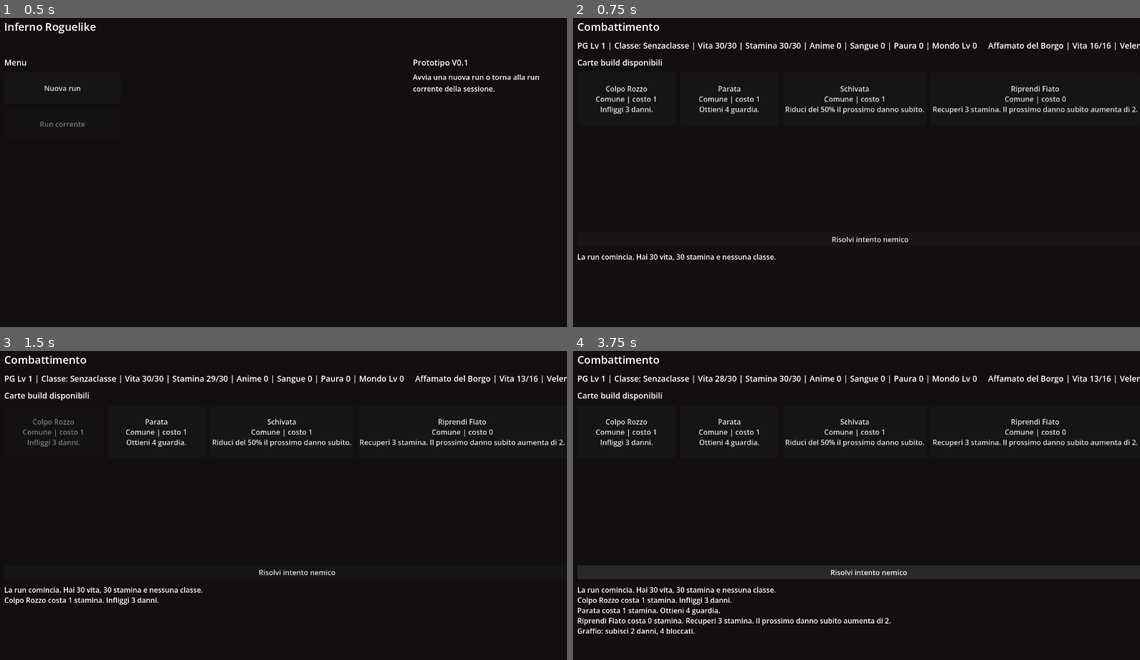
Above: before the commit, frames 1-4 (two rows, left to right).
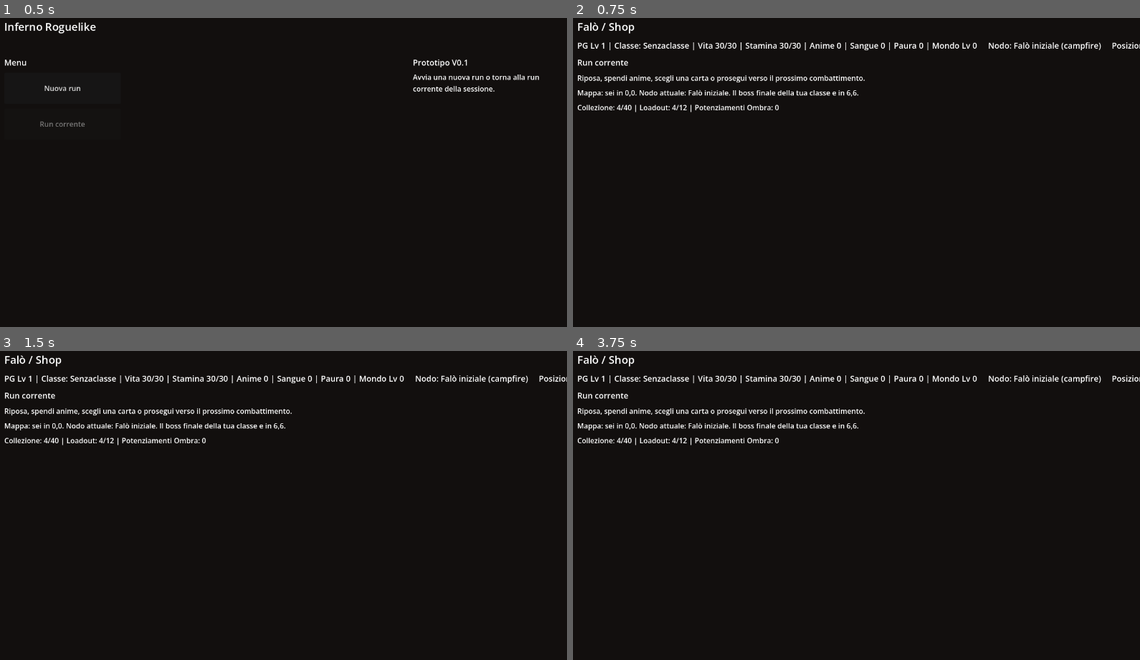
Above: after the commit, the same moments.

Repository: Chivas1504/Gioco
Game: Godot game, scene res://scenes/main.tscn
Two runs of this game, one before a commit and one after it. Both use one fixed random seed, a clock stepped at 60 frames per second and the inputs below.
Inputs (mouse positions are in pixels of both pictures, inside the frame that each line leads up to):
- Up to frame 1 (0.5 s): no input
- Up to frame 2 (0.75 s): click "Nuova run" at 0.5 s
- Up to frame 3 (1.5 s): click (51, 431) at 1.25 s, where only the run before the commit has a clickable "Colpo Rozzo Comune | costo 1 …"
- Up to frame 4 (3.75 s): click (731, 431) at 2 s, where only the run before the commit has a clickable "Parata Comune | costo 1 Ottie…"; click (1037, 431) at 2.75 s, where only the run before the commit has a clickable "Riprendi Fiato Comune | costo…"; click (867, 573) at 3.5 s, where only the run before the commit has a clickable "Risolvi intento nemico"

Frame 1 is identical in both runs. In frame 2, 3.8% of the frame differs, in the area x 0-100%, y 1-79%; in frame 3, 4.1%; in frame 4, 9.3%, in the area x 0-100%, y 1-92%.

Commit message:
Add grid run navigation and level shop

Diff:
--- a/scripts/combat/combat_state.gd
+++ b/scripts/combat/combat_state.gd
@@ -129,6 +129,7 @@
 		}
 	var souls = int(enemy.get("soul_reward", 0))
 	run_state.add_material("anime", souls)
+	run_state.mark_current_node_resolved()
 	var fear_message = run_state.register_combat_without_level_up()
 	var message = "Ottieni %d anime." % souls
 	if not fear_message.is_empty():
--- a/scripts/data/card_rules.gd
+++ b/scripts/data/card_rules.gd
@@ -34,6 +34,11 @@
 const FEAR_SHADOW_ESCAPE_GAIN = 50
 const FEAR_SHADOW_RETURN_THRESHOLD = 90
 
+const START_MAP_X = 0
+const START_MAP_Y = 0
+const FINAL_BOSS_X = 6
+const FINAL_BOSS_Y = 6
+
 const RARITY_POWER = {
 	RARITY_COMMON: 1,
 	RARITY_UNCOMMON: 2,
--- a/scripts/data/game_database.gd
+++ b/scripts/data/game_database.gd
@@ -337,6 +337,57 @@
 			{"name": "Graffio", "kind": "attack", "damage": 4 + damage_bonus},
 			{"name": "Morso", "kind": "attack", "damage": 6 + damage_bonus},
 			{"name": "Ringhio", "kind": "buff", "strength": 2},
+		],
+	}
+
+
+static func make_grid_enemy(node_data: Dictionary, world_level: int, active_class: String) -> Dictionary:
+	var node_type = String(node_data.get("type", "combat"))
+	var distance = int(node_data.get("distance", 0))
+	var active_class_label = get_class_name(active_class)
+	var health_bonus = distance + world_level * 3
+	var damage_bonus = floori(float(distance) / 2.0) + world_level
+	var enemy_name = "Affamato del Borgo"
+	var enemy_id = "grid_combat"
+	var soul_reward = 35 + world_level * 8 + distance * 2
+
+	if node_type == "miniboss":
+		enemy_name = "Mini-boss del Crocevia"
+		enemy_id = "grid_miniboss"
+		health_bonus += 18
+		damage_bonus += 3
+		soul_reward += 45
+	elif node_type == "boss":
+		enemy_name = "Orrore del Crocevia"
+		enemy_id = "grid_boss"
+		health_bonus += 34
+		damage_bonus += 5
+		soul_reward += 90
+	elif node_type == "class_boss":
+		enemy_name = "Boss finale: %s" % active_class_label
+		enemy_id = "class_final_boss"
+		health_bonus += 55
+		damage_bonus += 8
+		soul_reward += 160
+
+	var max_health = 16 + health_bonus
+	return {
+		"id": enemy_id,
+		"name": enemy_name,
+		"type": node_type,
+		"is_final_boss": node_type == "class_boss",
+		"max_health": max_health,
+		"health": max_health,
+		"guard": 0,
+		"poison": 0,
+		"burn": 0,
+		"marked": false,
+		"intent_index": 0,
+		"soul_reward": soul_reward,
+		"intents": [
+			{"name": "Assalto", "kind": "attack", "damage": 4 + damage_bonus},
+			{"name": "Pressione", "kind": "buff", "strength": 2 + floori(float(world_level) / 3.0)},
+			{"name": "Colpo feroce", "kind": "attack", "damage": 6 + damage_bonus},
 		],
 	}
 
--- a/scripts/main.gd
+++ b/scripts/main.gd
@@ -118,9 +118,9 @@
 	run_state.start_new_run(true)
 	has_current_run = true
 	log_lines = []
-	_push_log("La run comincia. Hai 30 vita, 30 stamina e nessuna classe.")
-	_start_new_combat()
-	screen_mode = SCREEN_COMBAT
+	screen_mode = SCREEN_SAFE
+	_prepare_safe_node_state()
+	_push_log("La run comincia al Falò iniziale. Scegli una direzione sulla griglia.")
 	_refresh_ui()
 
 
@@ -139,7 +139,7 @@
 	if run_state.can_start_forced_shadow_encounter() and not ignore_forced_shadow:
 		_start_shadow_combat(true)
 		return
-	var enemy = GameDatabase.make_affamato_del_borgo(run_state.get_world_level())
+	var enemy = GameDatabase.make_grid_enemy(run_state.current_node, run_state.get_world_level(), run_state.active_class)
 	combat_state.start_combat(run_state, enemy)
 	screen_mode = SCREEN_COMBAT
 
@@ -173,20 +173,30 @@
 		run_state.fear,
 		run_state.get_world_level(),
 	]
-	enemy_label.text = "%s | Vita %d/%d | Veleno %d | Bruciatura %d" % [
-		combat_state.enemy.get("name", "Nemico"),
-		combat_state.enemy.get("health", 0),
-		combat_state.enemy.get("max_health", 0),
-		combat_state.enemy.get("poison", 0),
-		combat_state.enemy.get("burn", 0),
-	]
-	var intent = combat_state.current_intent()
-	if intent.get("kind") == "attack":
-		intent_label.text = "Intento: %s, %d danni" % [intent.get("name", ""), intent.get("damage", 0)]
-	elif intent.get("kind") == "buff":
-		intent_label.text = "Intento: %s, +%d forza" % [intent.get("name", ""), intent.get("strength", 0)]
+	if screen_mode == SCREEN_SAFE:
+		enemy_label.text = "Nodo: %s (%s)" % [run_state.get_current_node_name(), run_state.get_current_node_type()]
+		intent_label.text = "Posizione: %d,%d | Boss finale: %d,%d | Distanza: %d" % [
+			run_state.map_position.x,
+			run_state.map_position.y,
+			run_state.final_boss_position.x,
+			run_state.final_boss_position.y,
+			run_state.get_distance_to_final_boss(),
+		]
 	else:
-		intent_label.text = "Intento: -"
+		enemy_label.text = "%s | Vita %d/%d | Veleno %d | Bruciatura %d" % [
+			combat_state.enemy.get("name", "Nemico"),
+			combat_state.enemy.get("health", 0),
+			combat_state.enemy.get("max_health", 0),
+			combat_state.enemy.get("poison", 0),
+			combat_state.enemy.get("burn", 0),
+		]
+		var intent = combat_state.current_intent()
+		if intent.get("kind") == "attack":
+			intent_label.text = "Intento: %s, %d danni" % [intent.get("name", ""), intent.get("damage", 0)]
+		elif intent.get("kind") == "buff":
+			intent_label.text = "Intento: %s, +%d forza" % [intent.get("name", ""), intent.get("strength", 0)]
+		else:
+			intent_label.text = "Intento: -"
 
 	if screen_mode == SCREEN_SAFE:
 		screen_title.text = "Falò / Shop"
@@ -288,6 +298,19 @@
 	summary.autowrap_mode = TextServer.AUTOWRAP_WORD_SMART
 	summary.text = "Riposa, spendi anime, scegli una carta o prosegui verso il prossimo combattimento."
 	card_grid.add_child(summary)
+
+	var map_status = Label.new()
+	map_status.custom_minimum_size = Vector2(620, 0)
+	map_status.size_flags_horizontal = Control.SIZE_EXPAND_FILL
+	map_status.autowrap_mode = TextServer.AUTOWRAP_WORD_SMART
+	map_status.text = "Mappa: sei in %d,%d. Nodo attuale: %s. Il boss finale della tua classe e in %d,%d." % [
+		run_state.map_position.x,
+		run_state.map_position.y,
+		run_state.get_current_node_name(),
+		run_state.final_boss_position.x,
+		run_state.final_boss_position.y,
+	]
+	card_grid.add_child(map_status)
 
 	var stats = Label.new()
 	stats.custom_minimum_size = Vector2(620, 0)
@@ -367,8 +390,10 @@
 		claim_button.pressed.connect(_on_claim_rewards_pressed)
 		safe_panel.add_child(claim_button)
 
+	_render_level_shop_controls()
+
 	var reward_title = Label.new()
-	reward_title.text = "Scegli una carta"
+	reward_title.text = "Ricompensa carta"
 	safe_panel.add_child(reward_title)
 
 	for card_id in REWARD_POOL:
@@ -379,18 +404,6 @@
 		reward_button.text = "%s - %s" % [card.get("name", card_id), GameDatabase.get_class_name(card.get("class_id", ""))]
 		reward_button.pressed.connect(_on_reward_card_pressed.bind(card_id))
 		safe_panel.add_child(reward_button)
-
-	var level_title = Label.new()
-	level_title.text = "Compra livello: %d anime" % run_state.next_level_cost()
-	safe_panel.add_child(level_title)
-
-	for card_id in run_state.collection:
-		var card = GameDatabase.get_card(card_id)
-		var level_button = Button.new()
-		level_button.text = "Potenzia %s a +%d" % [card.get("name", card_id), run_state.get_card_level(card_id) + 1]
-		level_button.disabled = run_state.get_material("anime") < run_state.next_level_cost()
-		level_button.pressed.connect(_on_level_up_pressed.bind(card_id))
-		safe_panel.add_child(level_button)
 
 	if run_state.has_shadow():
 		var shadow_title = Label.new()
@@ -408,16 +421,50 @@
 			shadow_button.disabled = true
 		safe_panel.add_child(shadow_button)
 
-	var next_button = Button.new()
-	next_button.text = "Nuovo combattimento"
-	next_button.disabled = run_state.can_start_forced_shadow_encounter() or not combat_state.rewards_claimed
-	next_button.pressed.connect(_on_new_combat_pressed)
-	safe_panel.add_child(next_button)
+	_render_map_controls()
 
 	var menu_button = Button.new()
 	menu_button.text = "Torna al menu"
 	menu_button.pressed.connect(_on_menu_pressed)
 	safe_panel.add_child(menu_button)
+
+
+func _render_level_shop_controls() -> void:
+	var level_title = Label.new()
+	level_title.text = "Acquista livello: %d anime" % run_state.next_level_cost()
+	safe_panel.add_child(level_title)
+
+	var level_hint = Label.new()
+	level_hint.autowrap_mode = TextServer.AUTOWRAP_WORD_SMART
+	level_hint.text = "Scegli una carta: sali di livello, ottieni +5 vita/stamina fino a 100 e quella carta prende +1."
+	safe_panel.add_child(level_hint)
+
+	for card_id in run_state.collection:
+		var card = GameDatabase.get_card(card_id)
+		var level_button = Button.new()
+		level_button.text = "Compra Lv + potenzia %s a +%d" % [card.get("name", card_id), run_state.get_card_level(card_id) + 1]
+		level_button.disabled = run_state.get_material("anime") < run_state.next_level_cost()
+		level_button.pressed.connect(_on_level_up_pressed.bind(card_id))
+		safe_panel.add_child(level_button)
+
+
+func _render_map_controls() -> void:
+	var map_title = Label.new()
+	map_title.text = "Movimento griglia"
+	safe_panel.add_child(map_title)
+
+	var directions = [
+		["Nord", "north"],
+		["Sud", "south"],
+		["Est", "east"],
+		["Ovest", "west"],
+	]
+	for direction in directions:
+		var move_button = Button.new()
+		move_button.text = "Vai a %s" % direction[0]
+		move_button.disabled = run_state.game_won or run_state.can_start_forced_shadow_encounter() or not combat_state.rewards_claimed
+		move_button.pressed.connect(_on_move_pressed.bind(direction[1]))
+		safe_panel.add_child(move_button)
 
 
 func _on_card_pressed(card_id: String) -> void:
@@ -447,6 +494,8 @@
 func _on_claim_rewards_pressed() -> void:
 	var result = combat_state.claim_enemy_rewards()
 	_push_log(result.get("message", ""))
+	if run_state.game_won:
+		_push_log("Hai sconfitto il boss finale della tua classe. La run e completa.")
 	_refresh_ui()
 
 
@@ -479,6 +528,13 @@
 	_refresh_ui()
 
 
+func _on_move_pressed(direction: String) -> void:
+	var node = run_state.move_to_direction(direction)
+	_push_log("Ti muovi verso %s: %s." % [direction, node.get("name", "nodo sconosciuto")])
+	_enter_current_map_node()
+	_refresh_ui()
+
+
 func _on_shadow_boss_pressed(second_encounter: bool) -> void:
 	_start_shadow_combat(second_encounter)
 	_refresh_ui()
@@ -495,7 +551,8 @@
 	run_state.start_new_run(true)
 	has_current_run = true
 	defeat_snapshot_saved = false
-	_start_new_combat()
+	screen_mode = SCREEN_SAFE
+	_prepare_safe_node_state()
 	_push_log("Nuova run. Da qualche parte, l'Ombra custodisce cio che hai perso.")
 	_refresh_ui()
 
@@ -507,6 +564,54 @@
 
 func _enter_safe_area() -> void:
 	screen_mode = SCREEN_SAFE
+
+
+func _enter_current_map_node() -> void:
+	var node_type = run_state.get_current_node_type()
+	if node_type == "event":
+		_resolve_event_node()
+		return
+	if node_type == "campfire":
+		run_state.mark_current_node_resolved()
+		_prepare_safe_node_state()
+		screen_mode = SCREEN_SAFE
+		_push_log("Raggiungi un falò. Puoi riprendere fiato.")
+		return
+	_start_new_combat()
+
+
+func _resolve_event_node() -> void:
+	var reward = 20 + run_state.get_distance_from_start() * 3
+	run_state.add_material("anime", reward)
+	run_state.add_fear(5)
+	run_state.mark_current_node_resolved()
+	combat_state.ended = true
+	combat_state.victory = true
+	combat_state.rewards_claimed = true
+	combat_state.enemy = {
+		"name": run_state.get_current_node_name(),
+		"health": 0,
+		"max_health": 0,
+		"poison": 0,
+		"burn": 0,
+		"intents": [],
+	}
+	screen_mode = SCREEN_SAFE
+	_push_log("Evento oscuro: ottieni %d anime, ma la paura sale a %d." % [reward, run_state.fear])
+
+
+func _prepare_safe_node_state() -> void:
+	combat_state.ended = true
+	combat_state.victory = true
+	combat_state.rewards_claimed = true
+	combat_state.enemy = {
+		"name": run_state.get_current_node_name(),
+		"health": 0,
+		"max_health": 0,
+		"poison": 0,
+		"burn": 0,
+		"intents": [],
+	}
 
 
 func _save_shadow_after_defeat() -> void:
--- a/scripts/run/run_state.gd
+++ b/scripts/run/run_state.gd
@@ -21,6 +21,11 @@
 var shadow_memory = {}
 var shadow_first_encounter_fled = false
 var shadow_defeated = false
+var map_position = Vector2i(CardRules.START_MAP_X, CardRules.START_MAP_Y)
+var final_boss_position = Vector2i(CardRules.FINAL_BOSS_X, CardRules.FINAL_BOSS_Y)
+var map_nodes = {}
+var current_node = {}
+var game_won = false
 
 var materials = {
 	"anime": 0,
@@ -43,6 +48,12 @@
 	stamina = max_stamina
 	fear = 0
 	combats_since_level_up = 0
+	map_position = Vector2i(CardRules.START_MAP_X, CardRules.START_MAP_Y)
+	final_boss_position = Vector2i(CardRules.FINAL_BOSS_X, CardRules.FINAL_BOSS_Y)
+	map_nodes = {}
+	current_node = _get_or_create_node(map_position)
+	current_node["resolved"] = true
+	game_won = false
 	active_class = CardRules.CLASS_NEUTRAL
 	acquired_classes = []
 	collection = [
@@ -225,3 +236,96 @@
 	if second_encounter:
 		fear = max(0, fear - 50)
 	return recovered_souls
+
+
+func move_to_direction(direction: String) -> Dictionary:
+	var offset = Vector2i.ZERO
+	if direction == "north":
+		offset = Vector2i(0, -1)
+	elif direction == "south":
+		offset = Vector2i(0, 1)
+	elif direction == "east":
+		offset = Vector2i(1, 0)
+	elif direction == "west":
+		offset = Vector2i(-1, 0)
+	map_position += offset
+	current_node = _get_or_create_node(map_position)
+	return current_node
+
+
+func mark_current_node_resolved() -> void:
+	if current_node.is_empty():
+		return
+	current_node["resolved"] = true
+	map_nodes[_node_key(map_position)] = current_node
+	if String(current_node.get("type", "")) == "class_boss":
+		game_won = true
+
+
+func get_current_node_name() -> String:
+	if current_node.is_empty():
+		return "Sconosciuto"
+	return String(current_node.get("name", "Sconosciuto"))
+
+
+func get_current_node_type() -> String:
+	if current_node.is_empty():
+		return "unknown"
+	return String(current_node.get("type", "unknown"))
+
+
+func get_distance_from_start() -> int:
+	return abs(map_position.x - CardRules.START_MAP_X) + abs(map_position.y - CardRules.START_MAP_Y)
+
+
+func get_distance_to_final_boss() -> int:
+	return abs(map_position.x - final_boss_position.x) + abs(map_position.y - final_boss_position.y)
+
+
+func _get_or_create_node(position: Vector2i) -> Dictionary:
+	var key = _node_key(position)
+	if map_nodes.has(key):
+		var existing_node = map_nodes[key]
+		if typeof(existing_node) == TYPE_DICTIONARY:
+			return existing_node
+		return {}
+	var node = _generate_node(position)
+	map_nodes[key] = node
+	return node
+
+
+func _generate_node(position: Vector2i) -> Dictionary:
+	var distance = abs(position.x - CardRules.START_MAP_X) + abs(position.y - CardRules.START_MAP_Y)
+	var node_type = "combat"
+	var node_name = "Strada infestata"
+	if position == Vector2i(CardRules.START_MAP_X, CardRules.START_MAP_Y):
+		node_type = "campfire"
+		node_name = "Falò iniziale"
+	elif position == final_boss_position:
+		node_type = "class_boss"
+		node_name = "Soglia del Boss finale"
+	else:
+		var seed_value = abs(position.x * 92821 + position.y * 68917)
+		if seed_value % 17 == 0 and distance > 3:
+			node_type = "boss"
+			node_name = "Tana del Boss"
+		elif seed_value % 11 == 0 and distance > 2:
+			node_type = "miniboss"
+			node_name = "Covo del Mini-boss"
+		elif seed_value % 5 == 0:
+			node_type = "event"
+			node_name = "Evento oscuro"
+
+	return {
+		"key": _node_key(position),
+		"x": position.x,
+		"y": position.y,
+		"type": node_type,
+		"name": node_name,
+		"distance": distance,
+		"resolved": false,
+	}
+
+
+func _node_key(position: Vector2i) -> String:
+	return "%d,%d" % [position.x, position.y]
Not shown, changed: README.md
